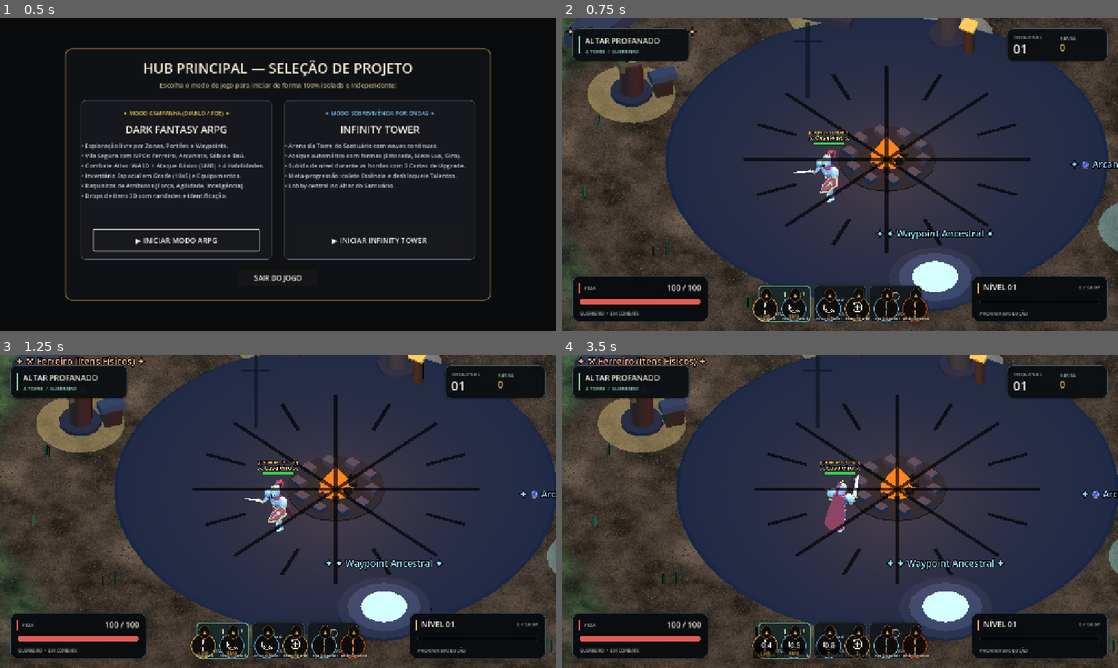
Above: before the commit, frames 1-4 (two rows, left to right).
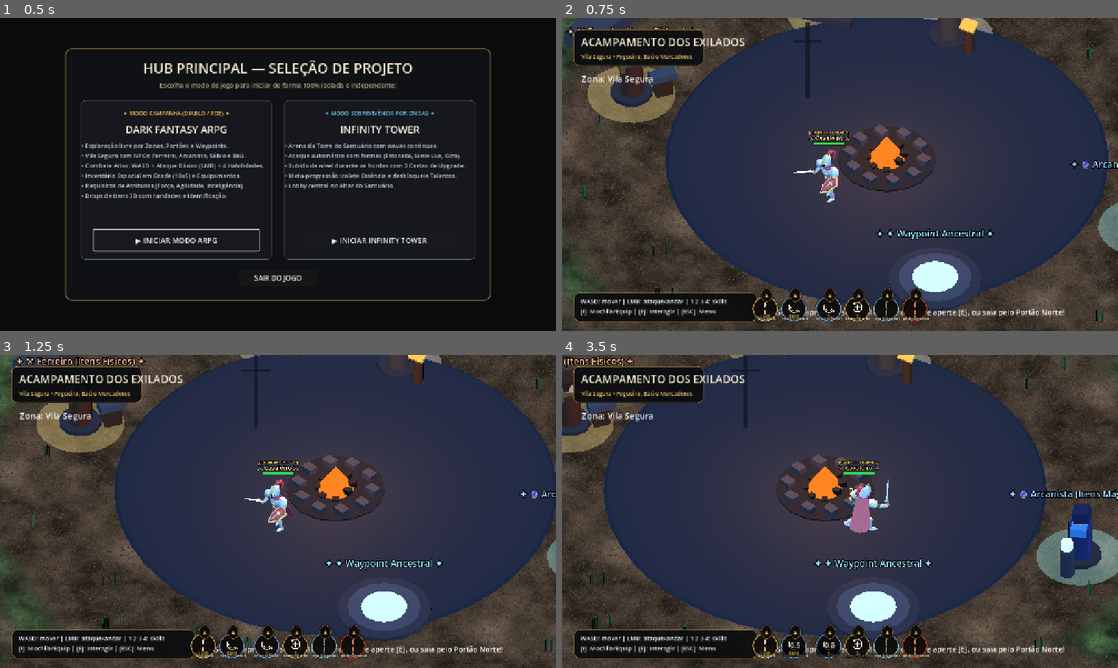
Above: after the commit, the same moments.

Repository: mguedesdev/tower-arpg
Game: Godot game, scene res://scenes/launcher.tscn
Same seed, same stepped clock (60 frames per second), same inputs: the game is played once before the commit and once after it.
Inputs (mouse positions are in pixels of both pictures, inside the frame that each line leads up to):
- Up to frame 1 (0.5 s): no input
- Up to frame 2 (0.75 s): click "▶ INICIAR MODO ARPG" at 0.5 s
- Up to frame 3 (1.25 s): no input
- Up to frame 4 (3.5 s): tap E at 1.25, 2, 2.75 s; move the mouse to (962, 495) at 1.27 s; hold D (move_right) 1.28-2 s; tap 2 (form_arc) at 1.35 s; click (962, 495) at 1.42 s; tap Space at 1.52 s; drag from (728, 527) to (812, 574) at 2.02 s; move the mouse to (895, 442) at 2.77 s; hold D (move_right) from 2.78 s (still down); tap 1 (form_stab) at 2.85 s; click (895, 442) at 2.92 s

Frame 1 is identical in both runs. In frame 2, 13% of the frame differs, in the area x 1-99%, y 3-98%; in frame 3, 13%; in frame 4, 46%, in the area x 0-100%, y 0-100%.

Commit message:
fix(arpg): remover completamente hud da torre do arpg, corrigir click-to-move e estrias pretas no chao

Diff:
--- a/core/items/item_definition.gd
+++ b/core/items/item_definition.gd
@@ -29,6 +29,8 @@
 	RING_1,
 	RING_2
 }
+
+const BODY_ARMOR = EquipmentSlot.CHEST
 
 @export var base_id: String = ""
 @export var display_name: String = ""
--- a/game/items/ground_item_3d.gd
+++ b/game/items/ground_item_3d.gd
@@ -110,7 +110,7 @@
 	attempt_pickup(body as TowerPlayer)
 
 
-func attempt_pickup(player: Node = null) -> bool:
+func attempt_pickup(_player: Node = null) -> bool:
 	if is_picked or item == null:
 		return false
 	var scene = get_tree().current_scene
--- a/game/ui/campaign/target_frame_hud.gd
+++ b/game/ui/campaign/target_frame_hud.gd
@@ -11,7 +11,6 @@
 var _lvl_badge: Label
 var _hp_bar: ProgressBar
 var _hp_label: Label
-var _energy_bar: ProgressBar
 
 
 func _ready() -> void:
--- a/scenes/arpg/arpg_game.tscn
+++ b/scenes/arpg/arpg_game.tscn
@@ -102,20 +102,12 @@
 offset_left = 45.0
 offset_top = 125.0
 offset_right = 325.0
-offset_bottom = 230.0
+offset_bottom = 165.0
 theme_override_constants/separation = 4
 
 [node name="ZoneLabel" type="Label" parent="HUD/Info"]
 theme_override_font_sizes/font_size = 20
 text = "Zona: Vila Segura"
-
-[node name="HealthLabel" type="Label" parent="HUD/Info"]
-theme_override_font_sizes/font_size = 19
-text = "Vida: 100 / 100"
-
-[node name="KillsLabel" type="Label" parent="HUD/Info"]
-theme_override_font_sizes/font_size = 18
-text = "Abates: 0"
 
 [node name="StatusLabel" type="Label" parent="HUD"]
 anchors_preset = 12
--- a/scripts/arena_art.gd
+++ b/scripts/arena_art.gd
@@ -527,38 +527,6 @@
 	_mesh_instance("AlbionMidRing", _ring_mesh(3.7, 4.1, 56), ring_stone_mat, center_pos + Vector3(0.0, 0.026, 0.0))
 	_mesh_instance("AlbionInnerRing", _ring_mesh(1.6, 1.85, 40), gold_rune_mat, center_pos + Vector3(0.0, 0.028, 0.0))
 
-	# 3. Padrão gótico de arcos e rosácea central (projeção de vitral catedralesco no chão do Albion)
-	var shadow_mat := StandardMaterial3D.new()
-	shadow_mat.albedo_color = Color(0.012, 0.016, 0.028, 0.68)
-	shadow_mat.transparency = BaseMaterial3D.TRANSPARENCY_ALPHA
-	shadow_mat.shading_mode = BaseMaterial3D.SHADING_MODE_UNSHADED
-	shadow_mat.no_depth_test = true
-	shadow_mat.render_priority = 6
-
-	for i in range(8):
-		var ang := float(i) * TAU / 8.0
-		var ray_mesh := BoxMesh.new()
-		ray_mesh.size = Vector3(0.12, 0.002, 4.2)
-		var ray_node := MeshInstance3D.new()
-		ray_node.name = _unique("RoseRay")
-		ray_node.mesh = ray_mesh
-		ray_node.material_override = shadow_mat
-		ray_node.position = center_pos + Vector3(cos(ang) * 2.1, 0.032, sin(ang) * 2.1)
-		ray_node.rotation.y = -ang + PI * 0.5
-		ray_node.cast_shadow = GeometryInstance3D.SHADOW_CASTING_SETTING_OFF
-		add_child(ray_node)
-
-		var arc_mesh := BoxMesh.new()
-		arc_mesh.size = Vector3(1.25, 0.002, 0.12)
-		var arc_node := MeshInstance3D.new()
-		arc_node.name = _unique("RoseArc")
-		arc_node.mesh = arc_mesh
-		arc_node.material_override = shadow_mat
-		arc_node.position = center_pos + Vector3(cos(ang + TAU / 16.0) * 3.5, 0.032, sin(ang + TAU / 16.0) * 3.5)
-		arc_node.rotation.y = -ang - TAU / 16.0
-		arc_node.cast_shadow = GeometryInstance3D.SHADOW_CASTING_SETTING_OFF
-		add_child(arc_node)
-
 func _build_town_encampment() -> void:
 	_build_albion_stone_mandala_plaza(Vector3.ZERO)
 	_build_albion_dungeon_props()
--- a/scripts/arpg/arpg_game.gd
+++ b/scripts/arpg/arpg_game.gd
@@ -10,7 +10,6 @@
 const BOSS_MODEL_PATH: String = "res://assets/models/skeleton_boss.glb"
 
 const RUN_PROGRESSION_SCRIPT: Script = preload("res://core/progression/run_progression_service.gd")
-const RUN_XP_HUD_SCRIPT: Script = preload("res://game/ui/progression/run_xp_hud.gd")
 const CAMPAIGN_ZONE_DEF_SCRIPT = preload("res://game/campaign/campaign_zone_definition.gd")
 const TOWN_INTERACTABLE_SCRIPT = preload("res://game/campaign/town_interactable_3d.gd")
 const ZONE_PORTAL_SCRIPT = preload("res://game/campaign/zone_portal_3d.gd")
@@ -34,8 +33,8 @@
 @onready var title_text_label: Label = $HUD/TitlePlate/TitleText
 @onready var subtitle_text_label: Label = $HUD/TitlePlate/Subtitle
 @onready var zone_info_label: Label = $HUD/Info/ZoneLabel
-@onready var health_label: Label = $HUD/Info/HealthLabel
-@onready var kills_label: Label = $HUD/Info/KillsLabel
+var health_label: Label = null
+var kills_label: Label = null
 @onready var status_label: Label = $HUD/StatusLabel
 
 var rng: RandomNumberGenerator = RandomNumberGenerator.new()
@@ -43,10 +42,8 @@
 var enemies_left: int = 0
 var game_over: bool = false
 var area_level: int = 1
-var current_wave: int = 1
 
 var run_progression: RunProgressionService
-var xp_hud: RunXpHUD
 var skill_bar_hud: SkillBarHUD
 var town_npc_modal: TownNpcModal
 var inventory_modal: InventoryEquipmentModal
@@ -98,12 +95,10 @@
 	run_progression.balance = arpg_bal
 	run_progression.reset_run()
 	run_progression.level_gained.connect(_on_level_gained)
-
-	# HUD de XP
-	xp_hud = RUN_XP_HUD_SCRIPT.new() as RunXpHUD
-	$HUD.add_child(xp_hud)
-	xp_hud.attach_progression(run_progression)
-	xp_hud.visible = true
+	run_progression.progress_changed.connect(_on_arpg_progress_changed)
+
+	# HUD de Experiência Minimalista ARPG (estilo Albion - barra fina no rodapé)
+	_build_arpg_xp_hud()
 
 	# Barra de Habilidades Ativas (WASD + LMB ataque básico + RMB/1/2/3/4)
 	skill_bar_hud = SKILL_BAR_HUD_SCRIPT.new() as SkillBarHUD
@@ -625,3 +620,75 @@
 					target_frame.set_target(target_enemy, area_level)
 			)
 		_load_campaign_zone("town")
+
+
+# ===============================================================
+# HUD DE EXPERIÊNCIA & NÍVEL DO MODO ARPG (SEM WAVES OU ABATES)
+# ===============================================================
+var _arpg_xp_bar: ProgressBar
+var _arpg_xp_label: Label
+
+func _build_arpg_xp_hud() -> void:
+	var xp_container := PanelContainer.new()
+	xp_container.name = "ARPG_XpHUD"
+	xp_container.mouse_filter = Control.MOUSE_FILTER_IGNORE
+	xp_container.anchors_preset = Control.PRESET_BOTTOM_WIDE
+	xp_container.offset_top = -22.0
+	xp_container.offset_bottom = -6.0
+	xp_container.offset_left = 320.0
+	xp_container.offset_right = -320.0
+	xp_container.grow_horizontal = Control.GROW_DIRECTION_BOTH
+	xp_container.grow_vertical = Control.GROW_DIRECTION_BEGIN
+
+	var style := StyleBoxFlat.new()
+	style.bg_color = Color(0.04, 0.05, 0.07, 0.85)
+	style.border_color = Color(0.65, 0.52, 0.22, 0.70)
+	style.set_border_width_all(1)
+	style.set_corner_radius_all(4)
+	xp_container.add_theme_stylebox_override("panel", style)
+
+	_arpg_xp_bar = ProgressBar.new()
+	_arpg_xp_bar.mouse_filter = Control.MOUSE_FILTER_IGNORE
+	_arpg_xp_bar.show_percentage = false
+	_arpg_xp_bar.anchors_preset = Control.PRESET_FULL_RECT
+	var fill_style := StyleBoxFlat.new()
+	fill_style.bg_color = Color(0.85, 0.68, 0.22, 0.90)
+	fill_style.set_corner_radius_all(3)
+	var bg_bar := StyleBoxFlat.new()
+	bg_bar.bg_color = Color(0.06, 0.08, 0.10, 0.60)
+	_arpg_xp_bar.add_theme_stylebox_override("fill", fill_style)
+	_arpg_xp_bar.add_theme_stylebox_override("background", bg_bar)
+	xp_container.add_child(_arpg_xp_bar)
+
+	_arpg_xp_label = Label.new()
+	_arpg_xp_label.mouse_filter = Control.MOUSE_FILTER_IGNORE
+	_arpg_xp_label.anchors_preset = Control.PRESET_FULL_RECT
+	_arpg_xp_label.horizontal_alignment = HORIZONTAL_ALIGNMENT_CENTER
+	_arpg_xp_label.vertical_alignment = VERTICAL_ALIGNMENT_CENTER
+	_arpg_xp_label.add_theme_font_size_override("font_size", 11)
+	_arpg_xp_label.add_theme_color_override("font_color", Color(0.95, 0.92, 0.82))
+	xp_container.add_child(_arpg_xp_label)
+
+	$HUD.add_child(xp_container)
+	_refresh_arpg_xp_hud()
+
+func _on_arpg_progress_changed(level: int, current_xp: int, xp_required: int) -> void:
+	_update_arpg_xp_display(level, current_xp, xp_required)
+
+func _refresh_arpg_xp_hud() -> void:
+	if run_progression == null or _arpg_xp_bar == null:
+		return
+	var state = run_progression.state
+	var balance = run_progression.balance
+	var lvl: int = state.level if state != null else 1
+	var cur_xp: int = state.xp if state != null else 0
+	var req_xp: int = balance.xp_to_next_level(lvl) if balance != null else 50
+	_update_arpg_xp_display(lvl, cur_xp, req_xp)
+
+func _update_arpg_xp_display(lvl: int, cur_xp: int, req_xp: int) -> void:
+	if _arpg_xp_bar == null or _arpg_xp_label == null:
+		return
+	_arpg_xp_bar.max_value = float(maxi(1, req_xp))
+	_arpg_xp_bar.value = float(cur_xp)
+	var pct: float = (float(cur_xp) / float(maxi(1, req_xp))) * 100.0
+	_arpg_xp_label.text = "✦ Nível %d  •  %d / %d XP (%.1f%%)" % [lvl, cur_xp, req_xp, pct]
--- a/scripts/player.gd
+++ b/scripts/player.gd
@@ -67,8 +67,6 @@
 
 ## Retorna true se o jogador está apertando WASD/setas neste frame.
 func has_manual_move_input() -> bool:
-	if in_lobby_mode:
-		return false
 	return Input.get_vector("move_left", "move_right", "move_up", "move_down").length_squared() > 0.01
 
 
@@ -231,15 +229,17 @@
 
 	# Input.get_vector ja limita as diagonais e respeita a intensidade do analogico.
 	# Nao normalizar o resultado: isso faria um toque leve no controle virar 100%.
-	var input_axis: Vector2 = Vector2.ZERO if in_lobby_mode else Input.get_vector("move_left", "move_right", "move_up", "move_down")
+	var input_axis: Vector2 = Input.get_vector("move_left", "move_right", "move_up", "move_down")
 	var desired_direction: Vector3 = _camera_relative_direction(input_axis)
-	# Sem WASD: segue a direção de perseguição ao mob clicado (modo Campanha).
-	if desired_direction.length_squared() < 0.0001 and chase_direction.length_squared() > 0.0001:
-		desired_direction = Vector3(chase_direction.x, 0.0, chase_direction.z).limit_length(1.0)
-	# Durante o golpe/skill o personagem fica plantado (sem deslizar).
-	cast_lock_remaining = maxf(cast_lock_remaining - delta, 0.0)
-	if cast_lock_remaining > 0.0:
-		desired_direction = Vector3.ZERO
+	if input_axis.length_squared() > 0.0001:
+		cast_lock_remaining = 0.0
+		chase_direction = Vector3.ZERO
+	else:
+		if chase_direction.length_squared() > 0.0001:
+			desired_direction = Vector3(chase_direction.x, 0.0, chase_direction.z).limit_length(1.0)
+		cast_lock_remaining = maxf(cast_lock_remaining - delta, 0.0)
+		if cast_lock_remaining > 0.0:
+			desired_direction = Vector3.ZERO
 	var target_horizontal_velocity: Vector2 = Vector2(desired_direction.x, desired_direction.z) * move_speed
 	var current_horizontal_velocity: Vector2 = Vector2(velocity.x, velocity.z)
 
--- a/scripts/player_skill_controller.gd
+++ b/scripts/player_skill_controller.gd
@@ -195,6 +195,8 @@
 		var mb := event as InputEventMouseButton
 		if mb.button_index == MOUSE_BUTTON_LEFT:
 			_held[SLOT_LMB] = false
+			if _pending_slot == SLOT_LMB and _pending_target == null:
+				_cancel_pending()
 		elif mb.button_index == MOUSE_BUTTON_RIGHT:
 			_held[SLOT_RMB] = false
 
@@ -278,7 +280,25 @@
 		_after_cast()
 		return
 
-	# Sem alvo: golpeia no lugar na direção do cursor.
+	# Se for o botão primário (LMB) e clicou no chão: move o personagem (Click-to-Move estilo Albion/Diablo)
+	if _pending_slot == SLOT_LMB and _pending_target == null:
+		var dest: Variant = get_cursor_ground_point()
+		if not (dest is Vector3) and _has_ground_point:
+			dest = _pending_ground_point
+		if dest is Vector3:
+			var to_dest: Vector3 = (dest as Vector3) - character.global_position
+			to_dest.y = 0.0
+			if to_dest.length() > 0.45:
+				character.chase_direction = to_dest.normalized()
+			else:
+				character.chase_direction = Vector3.ZERO
+				if not _held[SLOT_LMB]:
+					_cancel_pending()
+		else:
+			character.chase_direction = Vector3.ZERO
+		return
+
+	# Sem alvo em slots de skill (RMB, 1, 2, 3, 4): golpeia na direção do cursor.
 	character.chase_direction = Vector3.ZERO
 	var cd_left: float = get_cooldown_remaining(def.skill_id)
 	if character.cast_lock_remaining > 0.0 or cd_left > 0.0:
